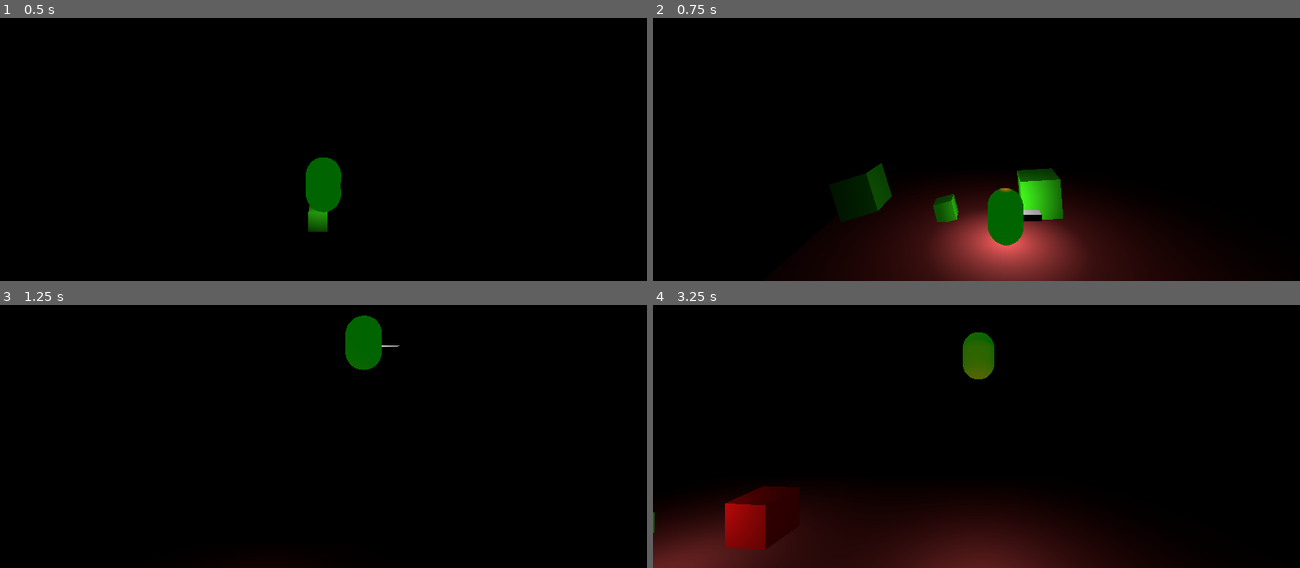
Above: before the commit, frames 1-4 (two rows, left to right).
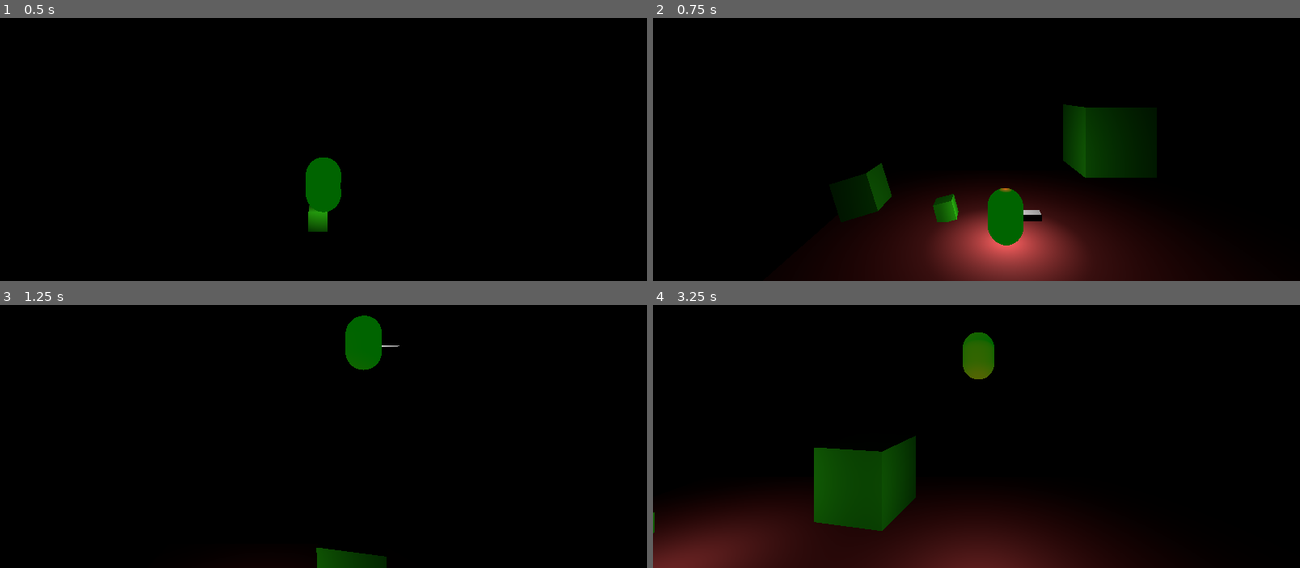
Above: after the commit, the same moments.

Repository: PJaramilloV/Proyecto-Sentidos
Game: Godot game, scene res://demo/Demo.tscn
The game is run twice, just before and just after one commit, with the same random seed, the same clock (stepped at 60 frames per second) and the same inputs.
Inputs (mouse positions are in pixels of both pictures, inside the frame that each line leads up to):
- Up to frame 1 (0.5 s): no input
- Up to frame 2 (0.75 s): move the mouse to (1118, 73) at 0.52 s; hold D (right) from 0.53 s (still down); tap Mouse wheel down (scroll_down) at 0.6 s
- Up to frame 3 (1.25 s): keep holding D (right); tap Space (jump) at 0.77 s; tap Mouse wheel up (scroll_up) at 0.8 s
- Up to frame 4 (3.25 s): move the mouse to (847, 397) at 1.27 s; release D (right) at 1.28 s; hold S (back) 1.28-2.03 s; tap Mouse wheel up (scroll_up) at 1.35, 2.3 s; tap Space (jump) at 1.52, 3.02 s; tap Mouse wheel down (scroll_down) at 1.55, 3.05 s; move the mouse to (outside the picture) at 2.02 s; hold D (right) 2.03-2.78 s; hold Ctrl (crouch) 2.03-2.78 s; move the mouse to (944, 454) at 2.77 s; hold W (forward) from 2.78 s (still down); tap F (grab) at 2.85 s

Frame 1 is identical in both runs. In frame 2, 4.7% of the frame differs, in the area x 56-78%, y 32-77%; in frame 3, 0.7%; in frame 4, 6.0%, in the area x 11-41%, y 49-94%.

Commit message:
Cursos de objetos implementado

Diff:
--- /dev/null
+++ b/assets/cubotest.tres
@@ -0,0 +1,4 @@
+[gd_resource type="SpatialMaterial" format=2]
+
+[resource]
+albedo_color = Color( 1, 0, 0, 1 )
--- a/demo/Demo.tscn
+++ b/demo/Demo.tscn
@@ -41,37 +41,13 @@
 ambient_light_energy = 0.99
 ambient_light_sky_contribution = 0.0
 
-[sub_resource type="GDScript" id=20]
-script/source = "extends RigidBody
-
-
-func take_damage(instigator: Node):
-
-	# el primero es para lanzar los objetos hacia adelante del personaje
-	#apply_central_impulse((self.global_transform.origin - instigator.global_transform.origin)*5)
-	var eje_x = get_viewport().get_mouse_position().x
-	var eje_y = get_viewport().get_mouse_position().y
-	var raton = Vector3(clamp((eje_x-500)/50, -4.3, 4.3),clamp((380-eje_y)/30, -3.5, 5),0)
-	apply_central_impulse(raton)
-
-
-
-
-
-"
-
-[sub_resource type="CubeMesh" id=21]
-
-[sub_resource type="SpatialMaterial" id=22]
+[sub_resource type="CubeMesh" id=23]
+
+[sub_resource type="SpatialMaterial" id=24]
 albedo_color = Color( 0.2, 0.847059, 0.0431373, 1 )
 
 [sub_resource type="ConvexPolygonShape" id=17]
 points = PoolVector3Array( 1, 1, 1, 1, 1, -1, -1, 1, 1, 1, -1, 1, 1, -1, -1, -1, 1, -1, -1, -1, 1, -1, -1, -1 )
-
-[sub_resource type="CubeMesh" id=23]
-
-[sub_resource type="SpatialMaterial" id=24]
-albedo_color = Color( 0.2, 0.847059, 0.0431373, 1 )
 
 [sub_resource type="CubeMesh" id=16]
 
@@ -167,15 +143,16 @@
 script = ExtResource( 3 )
 
 [node name="objeto3" type="RigidBody" parent="."]
-transform = Transform( 0.5, 0, 0, 0, 0.5, 0, 0, 0, 0.5, 3.32539, 4, 0 )
+transform = Transform( 1, 0, 0, 0, 1, 0, 0, 0, 1, 4.42634, 6.06904, -0.596089 )
 collision_layer = 10
 collision_mask = 10
-script = SubResource( 20 )
+script = ExtResource( 5 )
 
 [node name="MeshInstance" type="MeshInstance" parent="objeto3"]
 transform = Transform( 0.5, 0, 0, 0, 0.5, 0, 0, 0, 0.5, 0, 0, 0 )
-mesh = SubResource( 21 )
-material/0 = SubResource( 22 )
+mesh = SubResource( 23 )
+skeleton = NodePath("../../objeto3")
+material/0 = SubResource( 24 )
 
 [node name="CollisionShape" type="CollisionShape" parent="objeto3"]
 transform = Transform( 0.5, 0, 0, 0, 0.5, 0, 0, 0, 0.5, 0, 0, 0 )
--- a/scripts/AudioStreamPlayer.gd
+++ b/scripts/AudioStreamPlayer.gd
@@ -2,4 +2,5 @@
 
 
 func _ready():
-	play()
+	#play()
+	pass
--- a/scripts/Boricchan.gd
+++ b/scripts/Boricchan.gd
@@ -20,6 +20,7 @@
 onready var _light: Spatial = $PlayerLight
 onready var area_grab = $area_grab
 onready var _hold_position := get_node("capsula/HoldPosition")
+onready var _mat := preload("res://assets/cubotest.tres")
 
 func _physics_process(delta):
 
@@ -50,20 +51,28 @@
 		_model.rotation.y = -look_direction.angle()
 
 	if !(_objects.empty()):
+		var selected = _objects[_pointer]
 		if Input.is_action_just_released("scroll_up"):
+			selected.restore()
 			_pointer += 1
 		if Input.is_action_just_released("scroll_down"):
+			selected.restore()
 			_pointer -= 1
 		if _pointer < 0:
 			_pointer = _objects.size() - 1
 		if _pointer >= _objects.size():
 			_pointer = 0
 
+		selected = _objects[_pointer]
+
 		print(_pointer)
-		var selected = _objects[_pointer].get_node("MeshInstance")
-		var mat = selected.get_surface_material(0)
-		mat.albedo_color = Color(1,0,0)
-		#selected.set_material_override()
+		#var selected = _objects[_pointer]
+		#var mat = preload
+		#mat.albedo_color = Color(1,0,0)
+		var cant = selected.material_count
+		for i in range(cant):
+			selected.get_node("MeshInstance").set_surface_material(i, _mat)
+			#selected.set_material_override()
 
 	#### Tomar objetos ####
 	if Input.is_action_just_pressed("grab"):
@@ -138,5 +147,10 @@
 func _on_area_grab_exited(body: Node):
 	print("salí del área")
 	objeto_recuperado_area=null
+	body.restore()
 	_objects.erase(body)
+	if _pointer >= _objects.size():
+			_pointer -= 1
+	if _pointer < 0:
+			_pointer = 0
 	#_pointer -= 1
--- a/scripts/objeto.gd
+++ b/scripts/objeto.gd
@@ -1,5 +1,14 @@
 extends RigidBody
+var my_material := []
+var material_count
 
+# get_active_material && get_surface_material
+
+func _ready():
+	material_count = find_node("MeshInstance").get_surface_material_count()
+	for i in range(material_count):
+		var mat = find_node("MeshInstance").get_surface_material(i)
+		my_material.append(mat)
 
 func take_damage(instigator: Node):
 
@@ -9,3 +18,12 @@
 	var eje_y = get_viewport().get_mouse_position().y
 	var raton = Vector3(clamp((eje_x-500)/50, -4.3, 4.3),clamp((380-eje_y)/30, -3.5, 5),0)
 	apply_central_impulse(raton)
+
+
+func restore():
+	for i in range(material_count):
+			get_node("MeshInstance").set_surface_material(i, my_material[i])
+
+
+
+# layers de iluminación
Not shown: 1 places in demo/Demo.tscn that only renumber resources
